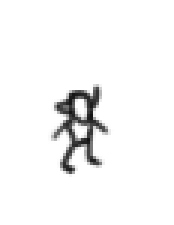
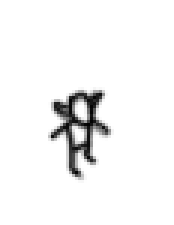
Layer changes from the first 174×225 image to the second:
added group "Video Group 4" with 3 layers above "Video Group 3" over box(48, 84, 114, 180)
added group "Video Group 3" with 1 layers above "Video Group 2" over box(48, 87, 111, 183)
added layer "GoblinStartLine" in group "Video Group 3" over box(48, 87, 111, 183)
added group "Video Group 2" with 4 layers above "Video Group 1" over box(48, 84, 114, 180)
added layer "GoblinEndLine" in group "Video Group 2" over box(48, 87, 114, 174)
added layer "GoblinMELine" in group "Video Group 2" over box(51, 84, 111, 177)
added layer "GoblinMiddle1Line" in group "Video Group 2" over box(48, 84, 108, 177)
added layer "GoblinSMLine" in group "Video Group 2" over box(48, 87, 114, 180)
hid "GoblinSM2" over box(48, 87, 114, 183)
hid "GoblinMiddle2" over box(48, 84, 114, 177)
hid "GoblinEnd" over box(51, 87, 114, 180)
hid "GoblinMiddle1" over box(48, 84, 114, 177)
hid "GoblinSM" over box(48, 87, 114, 183)
hid "GoblinStart" over box(48, 87, 114, 183)
